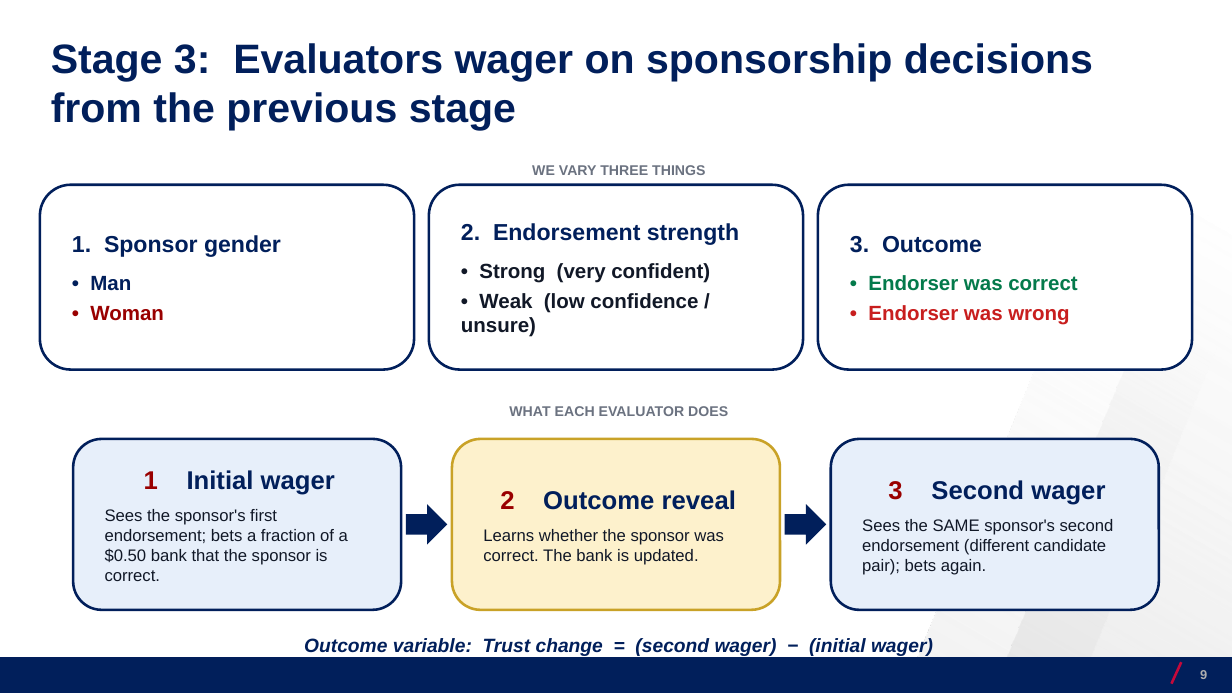
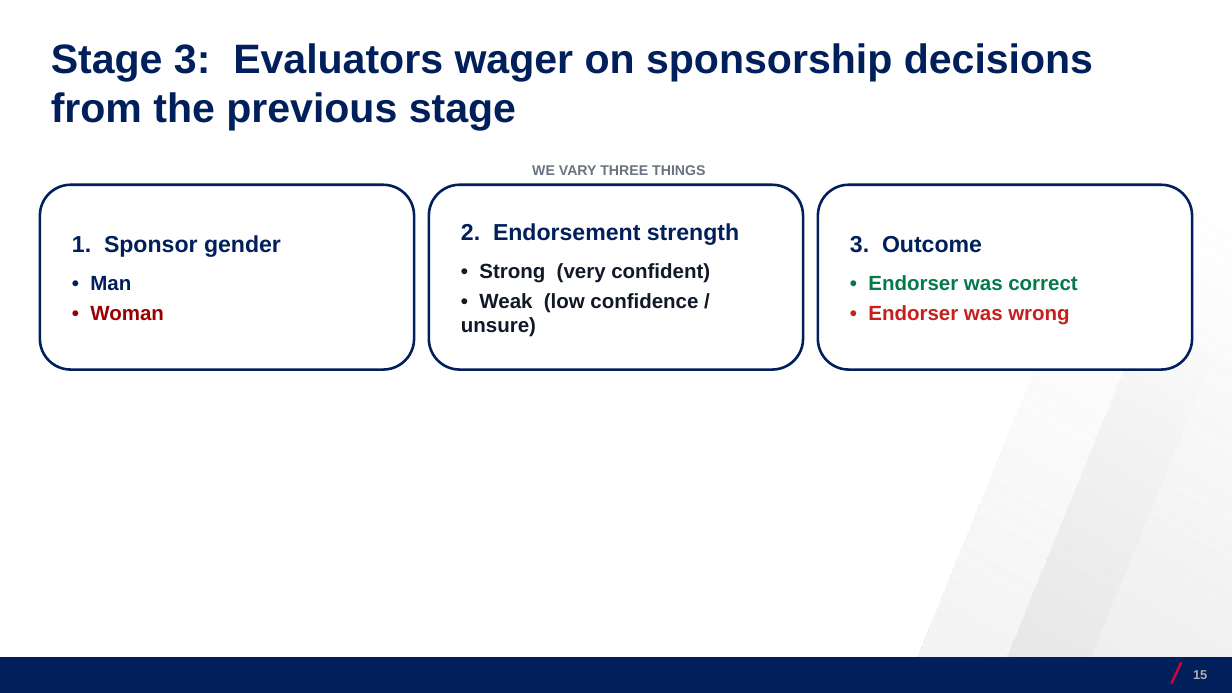
Before and after one commit to josecerv/sponsorship-network, a slide deck: slide 15 of docs/UChicago-0410.pptx (slide 9 before the commit). Drawn at 1232x693 pixels with LibreOffice and Linux fonts; fonts in the diff are those of the drawing; background and template pictures are left out. Boxes give left, top, right and bottom in pixels: in the first picture for what was removed or moved away, otherwise in the second. Text is boxed around its words. In the diff, an @@ line names an element or a change of style, - is before the commit and + after.

```diff
--- a/docs/UChicago-0410.pptx
+++ b/docs/UChicago-0410.pptx
@@ text removed at [509,406,728,416] @@
-WHAT EACH EVALUATOR DOES
@@ rounded rectangle removed at [73,439,401,610] @@
-1 Initial wager
-Sees the sponsor's first endorsement; bets a fraction of a $0.50 bank that the sponsor is correct.
@@ rounded rectangle removed at [452,439,780,610] @@
-2 Outcome reveal
-Learns whether the sponsor was correct. The bank is updated.
@@ rounded rectangle removed at [831,439,1159,610] @@
-3 Second wager
-Sees the SAME sponsor's second endorsement (different candidate pair); bets again.
@@ right arrow removed at [406,505,447,545] @@
@@ right arrow removed at [785,505,826,545] @@
@@ text removed at [304,638,933,656] @@
-Outcome variable: Trust change = (second wager) − (initial wager)
@@ page number at [1193,670,1207,679]: text changed @@
-9
+15
```
Also in this commit, not shown: 8 other slides changed, 8 slides added, 2 slides removed, 7 other files.
